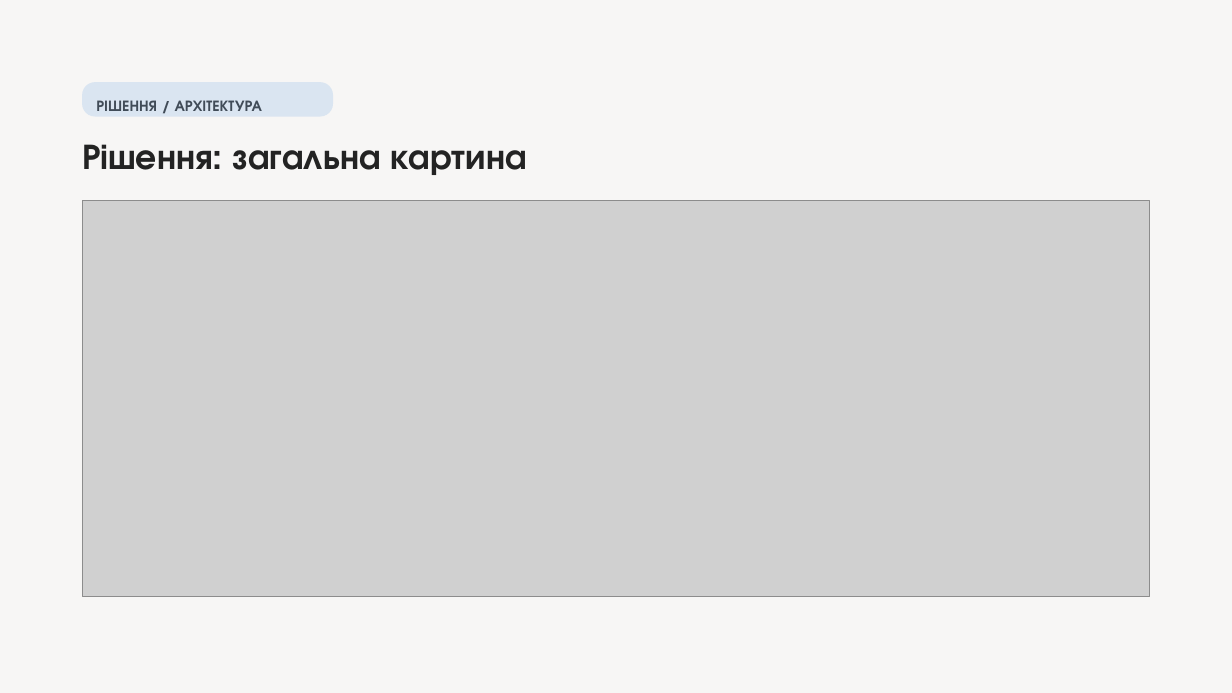
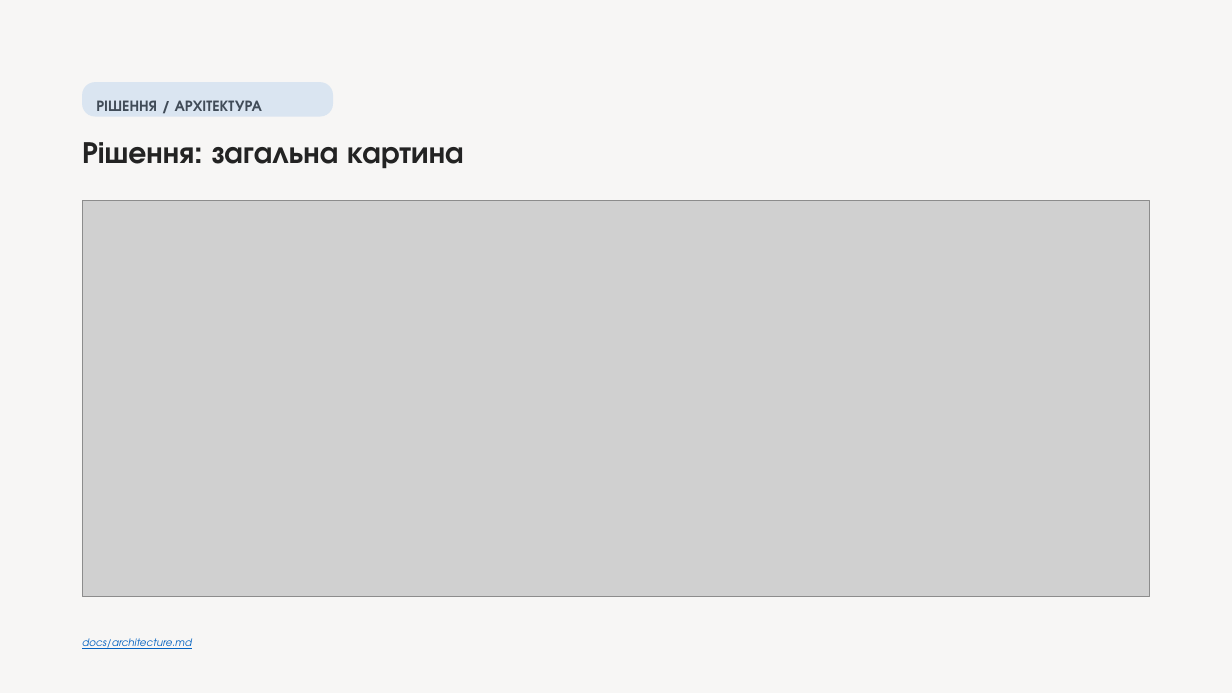
Before and after one commit to melnikvitaly/workshops, a slide deck: slide 3 of workshop-7-final_project/docs/assestment/presentation/Laser Gimbal with Camera Tracking on ESP32-S3.pptx. Drawn at 1232x693 pixels with LibreOffice and Linux fonts; fonts in the diff are those of the drawing; grey boxes stand for pictures. Boxes give left, top, right and bottom in pixels: in the first picture for what was removed or moved away, otherwise in the second. Text is boxed around its words. In the diff, an @@ line names an element or a change of style, - is before the commit and + after.

```diff
--- a/workshop-7-final_project/docs/assestment/presentation/Laser Gimbal with Camera Tracking on ESP32-S3.pptx
+++ b/workshop-7-final_project/docs/assestment/presentation/Laser Gimbal with Camera Tracking on ESP32-S3.pptx
@@ text "Рішення: загальна картина" at bbox=[82, 142, 464, 169]: size 28 to 24 pt @@
@@ text added at bbox=[82, 638, 192, 649], 8 pt, text #0563C1, italic, underline @@
+docs/architecture.md
```
Also in this commit, not shown: 12 other slides changed, 22 other files.
